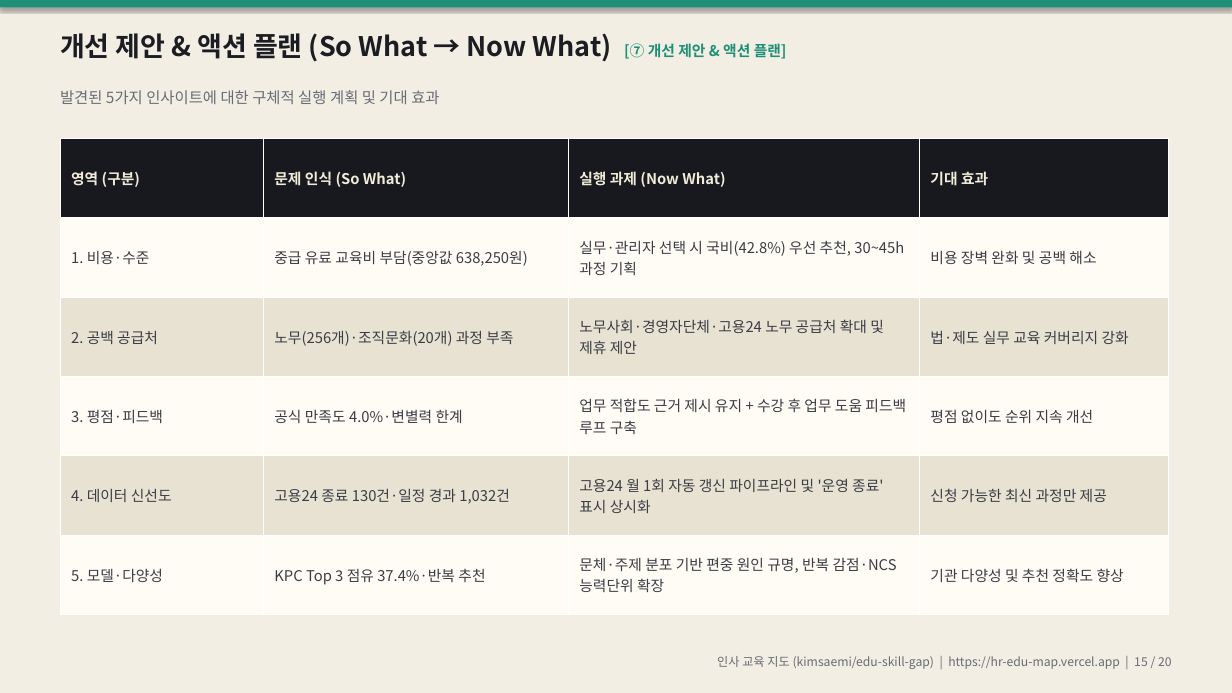
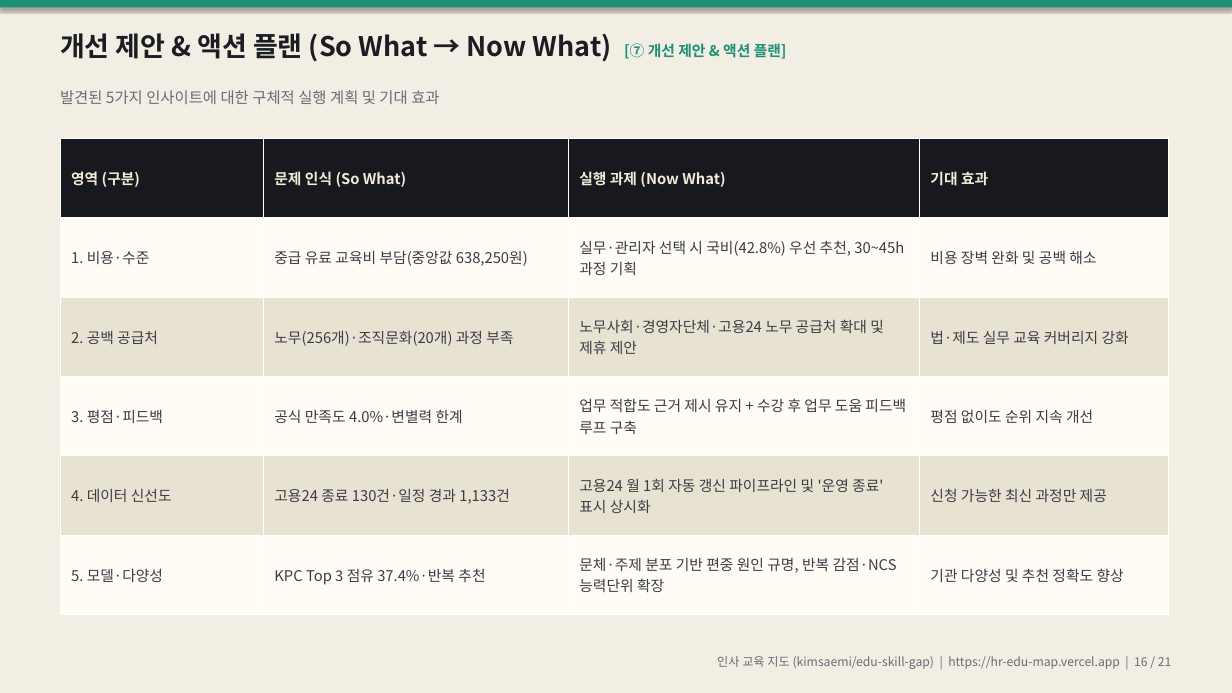
Before and after one commit to kimsaemi/edu-skill-gap, a slide deck: slide 16 of presentation/HR_교육지도_발표.pptx (slide 15 before the commit). Drawn at 1232x693 pixels with LibreOffice and Linux fonts; fonts in the diff are those of the drawing. Boxes give left, top, right and bottom in pixels: in the first picture for what was removed or moved away, otherwise in the second. Text is boxed around its words. In the diff, an @@ line names an element or a change of style, - is before the commit and + after.

```diff
--- a/presentation/HR_교육지도_발표.pptx
+++ b/presentation/HR_교육지도_발표.pptx
@@ table at (60, 139, 1169, 615) @@
-row 5, column 2: 고용24 종료 130건·일정 경과 1,032건
+row 5, column 2: 고용24 종료 130건·일정 경과 1,133건
@@ text at (717, 656, 1172, 669): text changed @@
-인사 교육 지도 (kimsaemi/edu-skill-gap) | https://hr-edu-map.vercel.app | 15 / 20
+인사 교육 지도 (kimsaemi/edu-skill-gap) | https://hr-edu-map.vercel.app | 16 / 21
```
Also in this commit, not shown: 19 other slides changed, 1 slide added, 8 other files.
